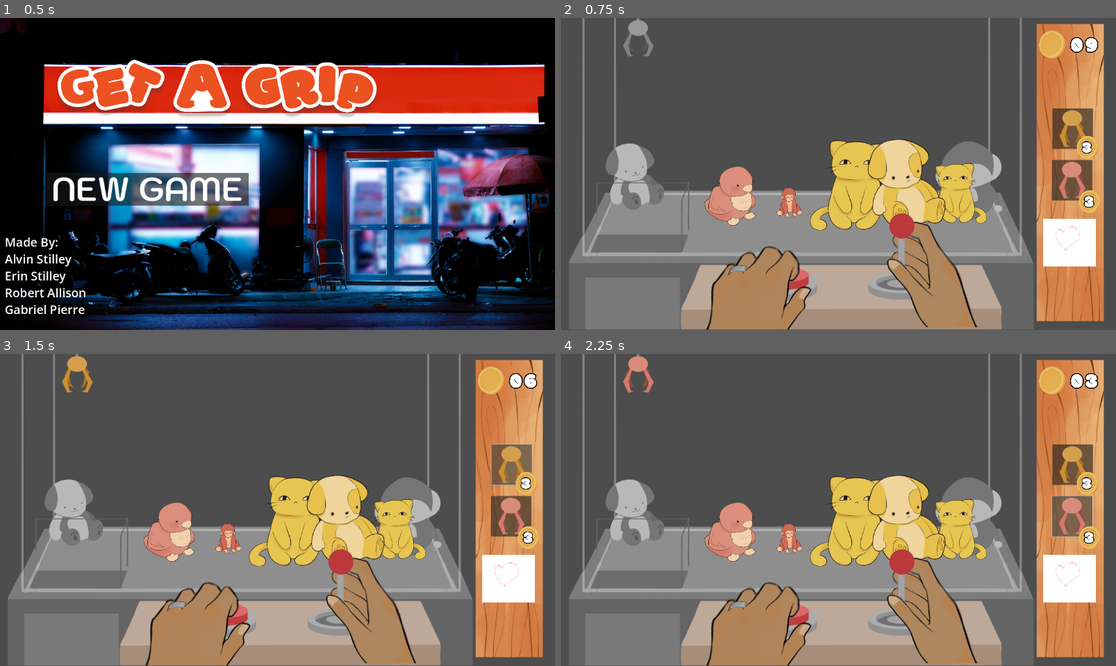
Above: before the commit, frames 1-4 (two rows, left to right).
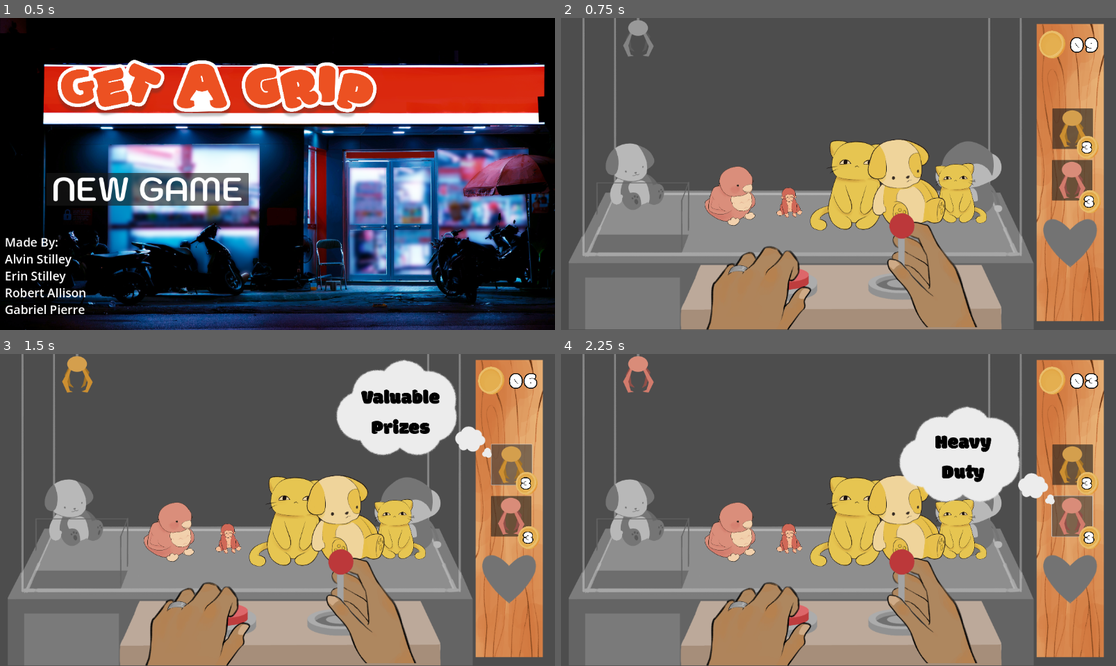
Above: after the commit, the same moments.

Repository: AStilley/BrackeysGameJam2025
Game: Godot game, scene res://Nodes_Alvin/crane_game_parent_node.tscn
Two runs of this game, one before a commit and one after it. Both use one fixed random seed, a clock stepped at 60 frames per second and the inputs below. The engine's default icon, where the game draws it, is replaced by a stand-in: a white triangle on a blue panel in a dark square. Sound files missing from this copy of the repository are replaced by a short silence.
Inputs (mouse positions are in pixels of both pictures, inside the frame that each line leads up to):
- Up to frame 1 (0.5 s): no input
- Up to frame 2 (0.75 s): click (710, 189) at 0.5 s
- Up to frame 3 (1.5 s): click (510, 463) at 1.25 s
- Up to frame 4 (2.25 s): click (1071, 516) at 2 s

Frame 1 is identical in both runs. In frame 2, 1.5% of the frame differs, in the area x 86-97%, y 64-80%; in frame 3, 6.8%; in frame 4, 6.8%, in the area x 60-97%, y 16-80%.

Commit message:
Minimum viability

Diff:
--- a/brackey's-game-jam-2025/Nodes_Alvin/Main.gd
+++ b/brackey's-game-jam-2025/Nodes_Alvin/Main.gd
@@ -91,6 +91,13 @@
 	#area.queue_free() #Deletes the game object
 
 func resetProgressBar(level):
+	match Globals.LevelCount:
+		1:
+			$ProgressBar.texture_progress = load("res://Assets_Alvin/Sprites/Hearts/Heart_1.png")
+		2:
+			$ProgressBar.texture_progress = load("res://Assets_Alvin/Sprites/Hearts/Heart_2.png")
+		3:
+			$ProgressBar.texture_progress = load("res://Assets_Alvin/Sprites/Hearts/Heart_3.png")
 	$ProgressBar.value = 0
 	$ProgressBar.max_value = 75 * level
 	pass
--- a/brackey's-game-jam-2025/Nodes_Alvin/ToyDetect.tscn
+++ b/brackey's-game-jam-2025/Nodes_Alvin/ToyDetect.tscn
@@ -1,23 +1,26 @@
-[gd_scene load_steps=6 format=3 uid="uid://nbwnpde4n51i"]
+[gd_scene load_steps=7 format=3 uid="uid://nbwnpde4n51i"]
 
 [ext_resource type="Script" uid="uid://c5wqia1i2xeug" path="res://Nodes_Alvin/Main.gd" id="1_tkdh7"]
-[ext_resource type="Texture2D" uid="uid://cg51slojtwll" path="res://Assets_Alvin/Sprites/testColor.png" id="2_n3jw1"]
+[ext_resource type="Texture2D" uid="uid://bkifyi0h1vquy" path="res://Assets_Alvin/Sprites/Hearts/Heart_3.png" id="2_knifv"]
+[ext_resource type="Texture2D" uid="uid://dh5huthark88f" path="res://Assets_Alvin/Sprites/Hearts/Heart_1.png" id="3_dxgpr"]
 [ext_resource type="Texture2D" uid="uid://cuf40glimnv8e" path="res://Robert trash pile/icon.svg" id="3_knifv"]
-[ext_resource type="AudioStream" uid="uid://c15j6jx0lv6am" path="res://Gabe Assets/413629__djlprojects__video-game-sfx-positive-action-long-tail.wav" id="4_n3jw1"]
+[ext_resource type="AudioStream" uid="uid://b7jns36llj4u" path="res://Assets_Alvin/sounds/joyfulRing.mp3" id="5_knifv"]
 
 [sub_resource type="CircleShape2D" id="CircleShape2D_tkdh7"]
-radius = 85.0059
+radius = 93.0054
 
 [node name="ToyDetect" type="Node2D"]
 position = Vector2(67, 596)
 script = ExtResource("1_tkdh7")
 
 [node name="ProgressBar" type="TextureProgressBar" parent="."]
-offset_left = -40.0
-offset_top = -215.0
-offset_bottom = -175.0
-scale = Vector2(0.875199, 0.187842)
-texture_progress = ExtResource("2_n3jw1")
+offset_left = 808.0
+offset_top = -96.0
+offset_right = 968.0
+offset_bottom = 64.0
+fill_mode = 4
+texture_under = ExtResource("2_knifv")
+texture_progress = ExtResource("3_dxgpr")
 
 [node name="detectArea" type="Area2D" parent="." groups=["Detect"]]
 
@@ -28,11 +31,12 @@
 texture = ExtResource("3_knifv")
 
 [node name="CollisionShape2D" type="CollisionShape2D" parent="detectArea"]
-position = Vector2(-1, -1)
+position = Vector2(-12, -1)
 shape = SubResource("CircleShape2D_tkdh7")
 
 [node name="SoundEffects" type="AudioStreamPlayer" parent="."]
-stream = ExtResource("4_n3jw1")
+stream = ExtResource("5_knifv")
+volume_db = -13.757
 
 [connection signal="ProgressChange" from="." to="." method="_on_progress_change"]
 [connection signal="area_entered" from="detectArea" to="." method="_on_detect_area_area_entered"]
--- a/brackey's-game-jam-2025/Nodes_Alvin/crane.gd
+++ b/brackey's-game-jam-2025/Nodes_Alvin/crane.gd
@@ -20,9 +20,7 @@
 var currentCraneType
 var tokenUse = true
 var tokens
-
 var isGameOver = false
-
 #Default is Default, Gold gives double the points, Sticky halves the weight
 func _ready() -> void:
 	position = Vector2(160,50)
@@ -60,6 +58,7 @@
 		#but for this, it's just utilizing left and right
 	craneTexture = idleClaw
 	if tokens >= 0:
+		isGameOver = false
 		var direction = Input.get_vector("left", "right", "up", "down")
 		if direction == Vector2(1,0) or direction == Vector2 (-1,0)or direction == Vector2 (0,0) :
 			if (direction == Vector2(-1,0) and position.x >= 160) or (direction == Vector2 (1,0) and position.x <= 850) or direction == Vector2 (0,0):
@@ -82,8 +81,11 @@
 				print(toy.position.x)
 				if toy.position.x <= 265:
 					toyBool = true
-		if !toyBool:
+		if !toyBool and isGameOver == false:
 			gameOver.emit()
+			isGameOver = true
+
+
 func grab():
 	#print("grab")
 	#The claw lowers itself down from where the player left the claw
--- a/brackey's-game-jam-2025/Nodes_Alvin/crane_game_parent_node.gd
+++ b/brackey's-game-jam-2025/Nodes_Alvin/crane_game_parent_node.gd
@@ -11,6 +11,9 @@
 # Called when the node enters the scene tree for the first time.
 func _ready() -> void:
 	print("Screen test")
+	$"Scene Themes".set_stream(load("res://Assets_Alvin/sounds/Main Menu.mp3"))
+	$"Scene Themes".play()
+
 	mainMenuOn()
 	craneMachineOff()
 	score_and_collectionOff()
@@ -25,6 +28,7 @@
 		print(screen)
 		switchToScreen()
 
+
 func switchToScreen():
 	match screen:
 		0:
@@ -36,7 +40,8 @@
 			score_and_collectionOff()
 			gameOverOff()
 			gameWinOff()
-
+			$"Scene Themes".set_stream(load("res://Assets_Alvin/sounds/Main Menu.mp3"))
+			$"Scene Themes".play()
 			pass
 		2:
 			#Whatever the current level is
@@ -45,6 +50,8 @@
 			score_and_collectionOff()
 			gameOverOff()
 			gameWinOff()
+			$"Scene Themes".set_stream(load("res://Assets_Alvin/sounds/Gameplay.wav"))
+			$"Scene Themes".play()
 			pass
 		3:
 			#Whatever the current level is
@@ -53,6 +60,8 @@
 			mainMenuOff()
 			gameOverOff()
 			gameWinOff()
+			$"Scene Themes".set_stream(load("res://Assets_Alvin/sounds/Collected.wav"))
+			$"Scene Themes".play()
 			pass
 		4:
 			screen = 1
@@ -65,6 +74,8 @@
 			#craneMachineOff()
 			mainMenuOff()
 			score_and_collectionOff()
+			$"Scene Themes".set_stream(load("res://Assets_Alvin/sounds/GameEnd.mp3"))
+			$"Scene Themes".play()
 
 		6: #Game Win
 			print("game win")
@@ -73,6 +84,8 @@
 			craneMachineOff()
 			mainMenuOff()
 			score_and_collectionOff()
+			$"Scene Themes".set_stream(load("res://Assets_Alvin/sounds/GameEnd.mp3"))
+			$"Scene Themes".play()
 
 
 func gameWinOn():
@@ -160,7 +173,7 @@
 
 
 func _on_next_2_button_down():
-	if Globals.LevelCount == 2:
+	if Globals.LevelCount == 4:
 		screen = 6
 	else:
 		screen = 2
@@ -172,3 +185,8 @@
 	screen = 1
 	switchToScreen()
 	pass # Replace with function body.
+
+
+func _on_scene_themes_finished():
+	$"Scene Themes".play()
+	pass # Replace with function body.
--- a/brackey's-game-jam-2025/Nodes_Alvin/crane_game_parent_node.tscn
+++ b/brackey's-game-jam-2025/Nodes_Alvin/crane_game_parent_node.tscn
@@ -17,6 +17,7 @@
 script = ExtResource("1_hn4cn")
 
 [node name="Main" type="Node2D" parent="."]
+visible = false
 
 [node name="Background" type="Sprite2D" parent="Main"]
 position = Vector2(571, 320)
@@ -54,58 +55,57 @@
 visible = false
 
 [node name="ScoreAndCollection" parent="." instance=ExtResource("3_x8sla")]
-visible = false
 
 [node name="Score Toy1" parent="ScoreAndCollection" groups=["ScoredToy"] instance=ExtResource("7_556vl")]
-position = Vector2(204, 145)
+position = Vector2(190, 87)
 
 [node name="Score Toy2" parent="ScoreAndCollection" groups=["ScoredToy"] instance=ExtResource("7_556vl")]
-position = Vector2(390, 145)
+position = Vector2(382, 90)
 
 [node name="Score Toy3" parent="ScoreAndCollection" groups=["ScoredToy"] instance=ExtResource("7_556vl")]
-position = Vector2(572, 145)
+position = Vector2(570, 92)
 
 [node name="Score Toy4" parent="ScoreAndCollection" groups=["ScoredToy"] instance=ExtResource("7_556vl")]
-position = Vector2(757, 145)
+position = Vector2(772, 95)
 
 [node name="Score Toy5" parent="ScoreAndCollection" groups=["ScoredToy"] instance=ExtResource("7_556vl")]
-position = Vector2(942, 146)
+position = Vector2(978, 92)
 
 [node name="Score Toy6" parent="ScoreAndCollection" groups=["ScoredToy"] instance=ExtResource("7_556vl")]
-position = Vector2(201, 323)
+position = Vector2(194, 259)
 
 [node name="Score Toy7" parent="ScoreAndCollection" groups=["ScoredToy"] instance=ExtResource("7_556vl")]
-position = Vector2(389, 323)
+position = Vector2(384, 259)
 
 [node name="Score Toy8" parent="ScoreAndCollection" groups=["ScoredToy"] instance=ExtResource("7_556vl")]
-position = Vector2(573, 324)
+position = Vector2(574, 260)
 
 [node name="Score Toy9" parent="ScoreAndCollection" groups=["ScoredToy"] instance=ExtResource("7_556vl")]
-position = Vector2(756, 324)
+position = Vector2(763, 263)
 
 [node name="Score Toy10" parent="ScoreAndCollection" groups=["ScoredToy"] instance=ExtResource("7_556vl")]
-position = Vector2(942, 326)
+position = Vector2(956, 261)
 
 [node name="Score Toy11" parent="ScoreAndCollection" groups=["ScoredToy"] instance=ExtResource("7_556vl")]
-position = Vector2(206, 504)
+position = Vector2(186, 431)
 
 [node name="Score Toy12" parent="ScoreAndCollection" groups=["ScoredToy"] instance=ExtResource("7_556vl")]
-position = Vector2(388, 501)
+position = Vector2(386, 428)
 
 [node name="Score Toy13" parent="ScoreAndCollection" groups=["ScoredToy"] instance=ExtResource("7_556vl")]
-position = Vector2(573, 502)
+position = Vector2(579, 437)
 
 [node name="Score Toy14" parent="ScoreAndCollection" groups=["ScoredToy"] instance=ExtResource("7_556vl")]
-position = Vector2(758, 503)
+position = Vector2(764, 435)
 
 [node name="Score Toy15" parent="ScoreAndCollection" groups=["ScoredToy"] instance=ExtResource("7_556vl")]
-position = Vector2(942, 504)
+position = Vector2(961, 438)
 
 [node name="Next2" type="Button" parent="ScoreAndCollection"]
-offset_left = 821.0
-offset_top = 582.0
-offset_right = 1597.0
-offset_bottom = 718.0
+offset_left = 429.0
+offset_top = 562.0
+offset_right = 1205.0
+offset_bottom = 698.0
 scale = Vector2(0.415469, 0.415469)
 icon = ExtResource("7_fxcit")
 
@@ -136,8 +136,10 @@
 [node name="Sound Effects" type="AudioStreamPlayer" parent="."]
 
 [node name="Scene Themes" type="AudioStreamPlayer" parent="."]
+volume_db = -6.559
 
 [node name="GameEnd" type="Node2D" parent="."]
+visible = false
 
 [node name="Sprite2D" type="Sprite2D" parent="GameEnd"]
 position = Vector2(588, 330)
@@ -154,4 +156,5 @@
 [connection signal="button_down" from="ScoreAndCollection/Next2" to="." method="_on_next_2_button_down"]
 [connection signal="button_down" from="Game Over/Main Menu" to="." method="_on_main_menu_button_down"]
 [connection signal="button_down" from="Game Over/Retry" to="." method="_on_retry_button_down"]
+[connection signal="finished" from="Scene Themes" to="." method="_on_scene_themes_finished"]
 [connection signal="pressed" from="GameEnd/Button" to="." method="_on_button_pressed"]
--- a/brackey's-game-jam-2025/Nodes_Alvin/crane_machine_level.gd
+++ b/brackey's-game-jam-2025/Nodes_Alvin/crane_machine_level.gd
@@ -28,16 +28,21 @@
 	$"Left Hand".ring(Globals.LevelCount)
 	restartLevel()
 func restartLevel():
+	match Globals.LevelCount:
+		1:
+			$CraneTank.texture = load("res://Assets_Alvin/Sprites/Hearts/Heart_1.png")
+		2:
+			$CraneTank.texture = load("res://Assets_Alvin/Sprites/Hearts/Heart_2.png")
+		3:
+			$CraneTank.texture = load("res://Assets_Alvin/Sprites/Hearts/Heart_3.png")
 	print("test")
 	$Crane.craneReset()
 	$ToyDetect.resetProgressBar(Globals.LevelCount)
 	get_tree().call_group("Toy","resetPosition")
 	levelCompleted = false
 func _on_toy_detect_level_complete() -> void:
-
 	levelCompleted = true
 	Globals.LevelCount += 1
-
 	$"Left Hand".ring(Globals.LevelCount)
 	restartLevel()
 	print(Globals.LevelCount)
@@ -51,6 +56,25 @@
 	$IdealToyVision.visible = true
 
 
-
 func _on_heart_mouse_exited() -> void:
 	$IdealToyVision.visible = false
+
+
+func _on_gold_claw_mouse_entered():
+	$"Gold Vision".visible = true
+	pass # Replace with function body.
+
+
+func _on_gold_claw_mouse_exited():
+	$"Gold Vision".visible = false
+	pass # Replace with function body.
+
+
+func _on_red_claw_mouse_entered():
+	$"Red Vision".visible = true
+	pass # Replace with function body.
+
+
+func _on_red_claw_mouse_exited():
+	$"Red Vision".visible = false
+	pass # Replace with function body.
--- a/brackey's-game-jam-2025/Nodes_Alvin/crane_machine_level.tscn
+++ b/brackey's-game-jam-2025/Nodes_Alvin/crane_machine_level.tscn
@@ -14,6 +14,7 @@
 [ext_resource type="Script" uid="uid://buvnmgxbil117" path="res://Nodes_Alvin/ideal_toy.gd" id="8_hjspi"]
 [ext_resource type="Texture2D" uid="uid://coendbjx1hwww" path="res://Assets_Alvin/Sprites/Toy Sprites/toy-bird/toy-bird-bklue.png" id="8_pf5i6"]
 [ext_resource type="Texture2D" uid="uid://3qwttjd1qvpx" path="res://Assets_Alvin/Sprites/M.png" id="10_57qxr"]
+[ext_resource type="FontFile" uid="uid://dqhjd2tvpxi5v" path="res://Assets_Alvin/Modak-Regular.ttf" id="10_an256"]
 [ext_resource type="Texture2D" uid="uid://dnbdghjbs78fl" path="res://Assets_Alvin/Sprites/Numbers/3.png" id="10_mwefh"]
 [ext_resource type="Script" uid="uid://4gu2etdjq6ya" path="res://Nodes_Alvin/right_hand.gd" id="12_312ma"]
 [ext_resource type="Texture2D" uid="uid://ykylqxk3ttgg" path="res://Assets_Alvin/Sprites/Right Hand/RH-default.png" id="12_ocfv0"]
@@ -21,7 +22,6 @@
 [ext_resource type="Texture2D" uid="uid://dujsndu8o1xdw" path="res://Assets_Alvin/Sprites/Left Hand/LH-default-ring.png" id="13_id0nc"]
 [ext_resource type="Script" uid="uid://drr7fbdhnwmw7" path="res://Nodes_Alvin/left_hand.gd" id="13_ocfv0"]
 [ext_resource type="Script" uid="uid://4nu5n41f8k5q" path="res://Nodes_Alvin/heart.gd" id="17_an256"]
-[ext_resource type="Texture2D" uid="uid://bcnf4c8oresf2" path="res://Assets_Alvin/Sprites/tempheart.png" id="17_x1ps7"]
 
 [sub_resource type="RectangleShape2D" id="RectangleShape2D_52bq2"]
 size = Vector2(523.625, 20)
@@ -96,6 +96,7 @@
 offset_right = 1188.0
 offset_bottom = 356.0
 scale = Vector2(0.5, 0.5)
+theme_override_fonts/font = ExtResource("10_an256")
 icon = ExtResource("6_7yg4k")
 
 [node name="Token" type="Sprite2D" parent="Gold Claw"]
@@ -107,6 +108,24 @@
 position = Vector2(-19.355, -6.45166)
 scale = Vector2(0.75, 0.75)
 texture = ExtResource("10_mwefh")
+
+[node name="Gold Vision" type="Sprite2D" parent="."]
+visible = false
+position = Vector2(860, 115)
+scale = Vector2(0.463495, 0.463496)
+texture = ExtResource("12_s6bdf")
+
+[node name="RichTextLabel" type="RichTextLabel" parent="Gold Vision"]
+offset_left = -317.155
+offset_top = -189.861
+offset_right = 193.845
+offset_bottom = 231.139
+theme_override_colors/default_color = Color(0, 0, 0, 1)
+theme_override_fonts/normal_font = ExtResource("10_an256")
+theme_override_font_sizes/normal_font_size = 89
+text = "Valuable Prizes"
+horizontal_alignment = 1
+vertical_alignment = 1
 
 [node name="Red Claw" type="Button" parent="."]
 offset_left = 1019.0
@@ -126,8 +145,27 @@
 scale = Vector2(0.75, 0.75)
 texture = ExtResource("10_mwefh")
 
+[node name="Red Vision" type="Sprite2D" parent="."]
+visible = false
+position = Vector2(864, 212)
+scale = Vector2(0.463495, 0.463496)
+texture = ExtResource("12_s6bdf")
+
+[node name="RichTextLabel" type="RichTextLabel" parent="Red Vision"]
+offset_left = -213.594
+offset_top = -129.451
+offset_right = 88.4055
+offset_bottom = 150.549
+theme_override_colors/default_color = Color(0, 0, 0, 1)
+theme_override_fonts/normal_font = ExtResource("10_an256")
+theme_override_font_sizes/normal_font_size = 89
+text = "Heavy Duty"
+horizontal_alignment = 1
+vertical_alignment = 1
+
 [node name="IdealToyVision" type="Node2D" parent="."]
 visible = false
+z_index = 1
 position = Vector2(814.541, 352.75)
 
 [node name="ThoughtBubble" type="Sprite2D" parent="IdealToyVision"]
@@ -151,11 +189,6 @@
 position = Vector2(164, 535)
 scale = Vector2(0.25, 0.25)
 script = ExtResource("17_an256")
-
-[node name="Sprite2D" type="Sprite2D" parent="Heart"]
-position = Vector2(3568, -272)
-scale = Vector2(0.545, 0.66)
-texture = ExtResource("17_x1ps7")
 
 [node name="CollisionShape2D" type="CollisionShape2D" parent="Heart"]
 position = Vector2(3568, -268)
@@ -181,6 +214,10 @@
 [connection signal="levelComplete" from="ToyDetect" to="." method="_on_toy_detect_level_complete"]
 [connection signal="levelComplete" from="ToyDetect" to="Crane" method="_on_toy_detect_level_complete"]
 [connection signal="button_down" from="Gold Claw" to="Crane" method="_on_gold_claw_button_down"]
+[connection signal="mouse_entered" from="Gold Claw" to="." method="_on_gold_claw_mouse_entered"]
+[connection signal="mouse_exited" from="Gold Claw" to="." method="_on_gold_claw_mouse_exited"]
 [connection signal="button_down" from="Red Claw" to="Crane" method="_on_red_claw_button_down"]
+[connection signal="mouse_entered" from="Red Claw" to="." method="_on_red_claw_mouse_entered"]
+[connection signal="mouse_exited" from="Red Claw" to="." method="_on_red_claw_mouse_exited"]
 [connection signal="mouse_entered" from="Heart" to="." method="_on_heart_mouse_entered"]
 [connection signal="mouse_exited" from="Heart" to="." method="_on_heart_mouse_exited"]
--- a/brackey's-game-jam-2025/Nodes_Alvin/heart.gd
+++ b/brackey's-game-jam-2025/Nodes_Alvin/heart.gd
@@ -3,6 +3,7 @@
 
 # Called when the node enters the scene tree for the first time.
 func _ready() -> void:
+
 	pass # Replace with function body.
 
 
--- a/brackey's-game-jam-2025/score_and_collection.tscn
+++ b/brackey's-game-jam-2025/score_and_collection.tscn
@@ -1,23 +1,26 @@
 [gd_scene load_steps=3 format=3 uid="uid://grb1qkthhtwl"]
 
-[ext_resource type="Texture2D" uid="uid://cg51slojtwll" path="res://Assets_Alvin/Sprites/testColor.png" id="1_cfjmf"]
+[ext_resource type="Texture2D" uid="uid://cxagv3gwgcg2q" path="res://Assets_Alvin/Sprites/CollectionScreen.png" id="1_cfjmf"]
 [ext_resource type="Texture2D" uid="uid://b2p702flti1il" path="res://Assets_Alvin/Sprites/Shelves/Single-Shelf-Long.png" id="2_cfjmf"]
 
 [node name="ScoreAndCollection" type="Node2D"]
 
 [node name="Background" type="Sprite2D" parent="."]
-position = Vector2(537, 314)
-scale = Vector2(1.57206, 1.29846)
+position = Vector2(575.114, 323.241)
+scale = Vector2(0.613423, 0.592426)
 texture = ExtResource("1_cfjmf")
 
 [node name="Shelves" type="Sprite2D" parent="."]
+visible = false
 position = Vector2(575, 204)
 texture = ExtResource("2_cfjmf")
 
 [node name="Shelves2" type="Sprite2D" parent="."]
+visible = false
 position = Vector2(575, 382)
 texture = ExtResource("2_cfjmf")
 
 [node name="Shelves3" type="Sprite2D" parent="."]
+visible = false
 position = Vector2(575, 566)
 texture = ExtResource("2_cfjmf")
Binary file added: brackey's-game-jam-2025/Assets_Alvin/Sprites/CollectionScreen.png
Not shown, added: brackey's-game-jam-2025/Assets_Alvin/Sprites/CollectionScreen.png.import
Binary file added: brackey's-game-jam-2025/Assets_Alvin/Sprites/Hearts/Heart_1.png
Not shown, added: brackey's-game-jam-2025/Assets_Alvin/Sprites/Hearts/Heart_1.png.import
Binary file added: brackey's-game-jam-2025/Assets_Alvin/Sprites/Hearts/Heart_2.png
Not shown, added: brackey's-game-jam-2025/Assets_Alvin/Sprites/Hearts/Heart_2.png.import
Binary file added: brackey's-game-jam-2025/Assets_Alvin/Sprites/Hearts/Heart_3.png
Not shown, added: brackey's-game-jam-2025/Assets_Alvin/Sprites/Hearts/Heart_3.png.import
Not shown, added: brackey's-game-jam-2025/Assets_Alvin/sounds/Collected.wav.import
Not shown, added: brackey's-game-jam-2025/Assets_Alvin/sounds/GameEnd.mp3.import
Not shown, added: brackey's-game-jam-2025/Assets_Alvin/sounds/Gameplay.wav.import
Not shown, added: brackey's-game-jam-2025/Assets_Alvin/sounds/Main Menu.mp3.import
(and 6 more such lines)
